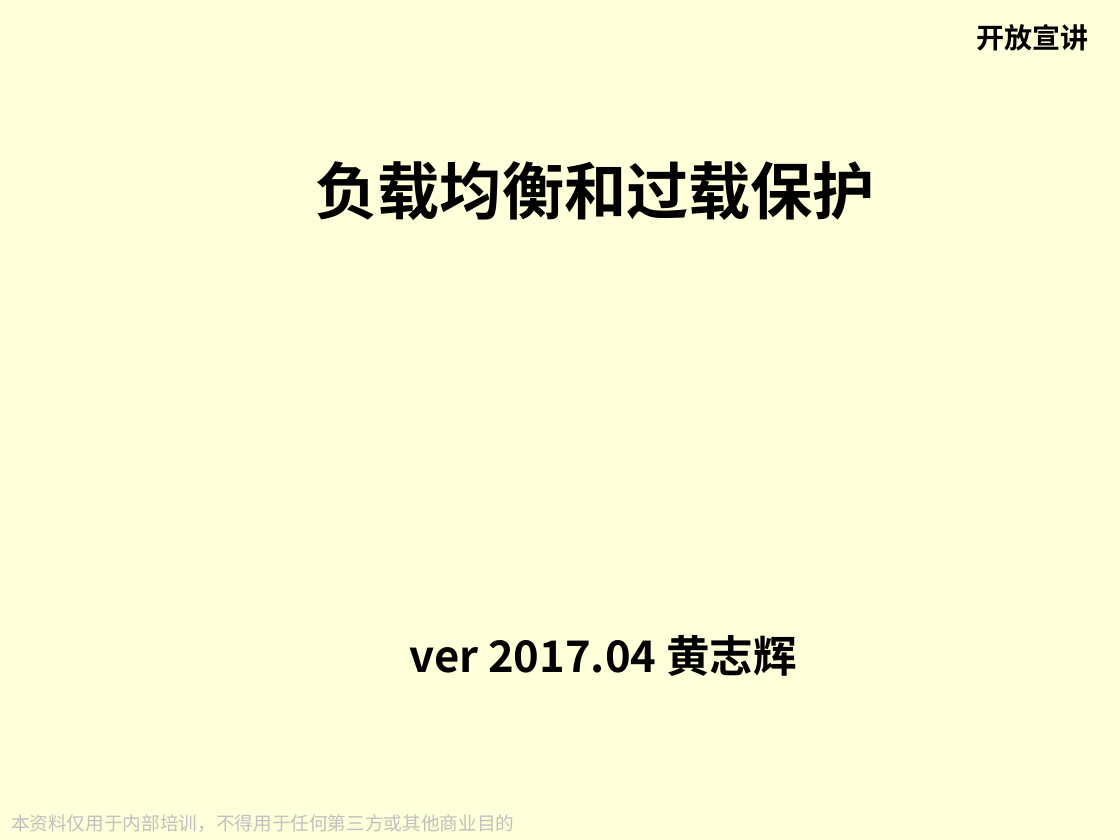
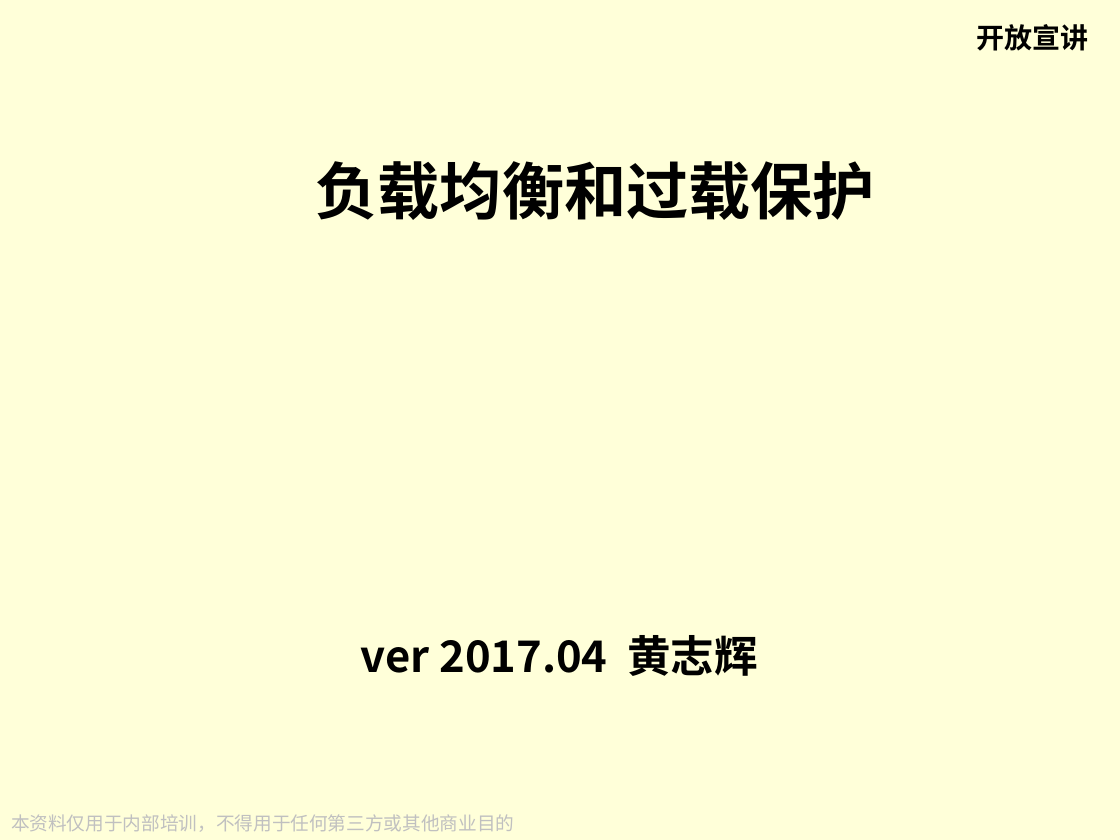
Before and after one commit to hzhxxx/ppt, a slide deck: slide 1 of 负载均衡和过载保护/负载均衡和过载保护.ppt. Drawn at 1120x840 pixels with LibreOffice and Linux fonts; fonts in the diff are those of the drawing; background and template pictures are left out. Boxes give left, top, right and bottom in pixels: in the first picture for what was removed or moved away, otherwise in the second. Text is boxed around its words. In the diff, an @@ line names an element or a change of style, - is before the commit and + after.

```diff
--- a/负载均衡和过载保护/负载均衡和过载保护.ppt
+++ b/负载均衡和过载保护/负载均衡和过载保护.ppt
@@ text "ver 2017.04 黄志辉" rewrapped from [410, 635, 797, 676] to [361, 635, 758, 676] @@
```
Also in this commit, not shown: 3 other files.
